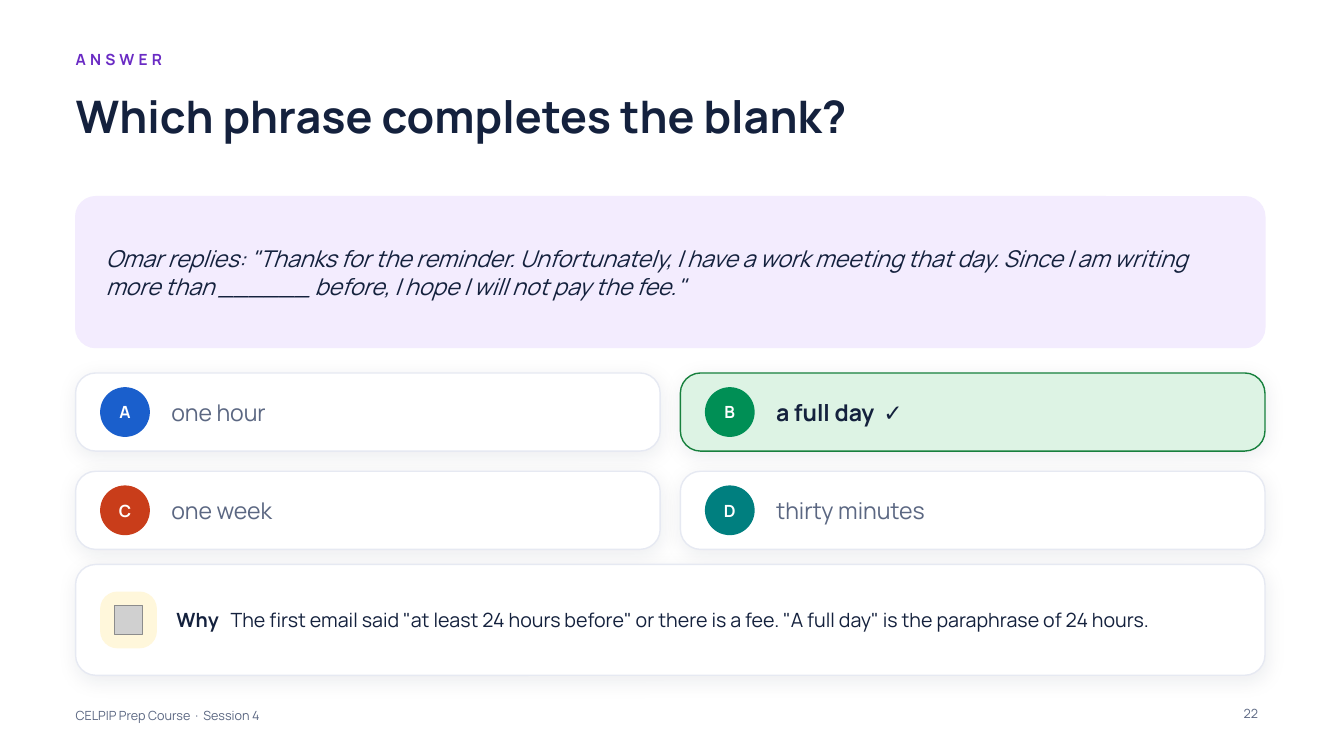
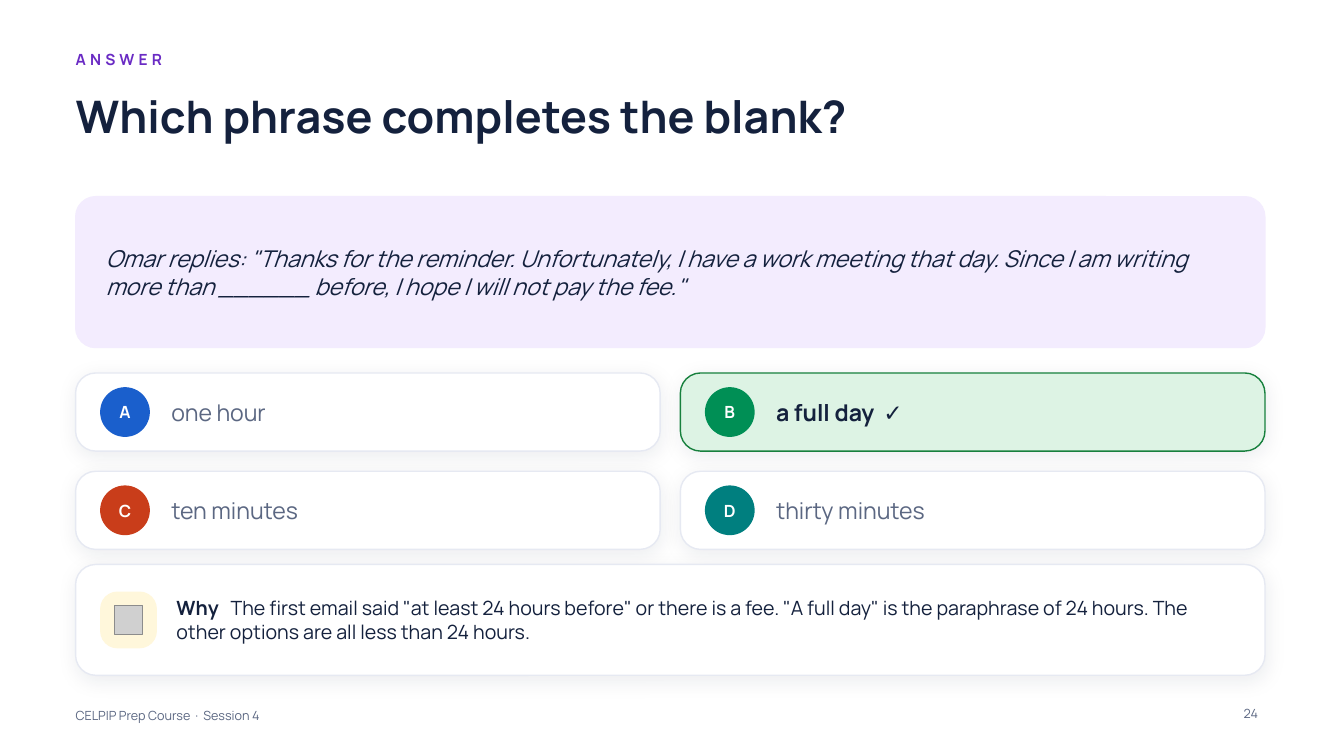
Before and after one commit to learnovateqa/The_English_Academy_CELPIP, a slide deck: slide 24 of decks/session-04.pptx (slide 22 before the commit). Drawn at 1344x756 pixels with LibreOffice and Linux fonts; fonts in the diff are those of the drawing; grey boxes stand for pictures. Boxes give left, top, right and bottom in pixels: in the first picture for what was removed or moved away, otherwise in the second. Text is boxed around its words. In the diff, an @@ line names an element or a change of style, - is before the commit and + after.

```diff
--- a/decks/session-04.pptx
+++ b/decks/session-04.pptx
@@ text at box(171, 502, 298, 520): text changed @@
-one week
+ten minutes
@@ text at box(176, 600, 1188, 644): text changed @@
-Why The first email said "at least 24 hours before" or there is a fee. "A full day" is the paraphrase of 24 hours.
+Why The first email said "at least 24 hours before" or there is a fee. "A full day" is the paraphrase of 24 hours. The other options are all less than 24 hours.
@@ page number at box(1244, 709, 1258, 718): text changed @@
-22
+24
```
Also in this commit, not shown: 9 other slides changed, 3 slides added, 2 other files.
